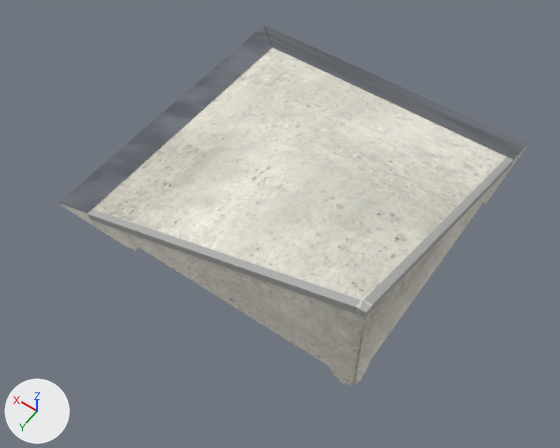
What one commit did to the glTF model public/katalog/modelle/hip-60.gltf.
Rendered twice from a 50 mm lens placed at (-1.39, 2.11, 2.83), pointed at (-0.13, 0.35, 0.06). The lights are fixed; the arrows at lower left show +X, +Y and +Z. The first picture is the older version. Vertices at exactly the same position are counted once.

Names of what the first picture shows: 'SK0081_HIP-60.001'.
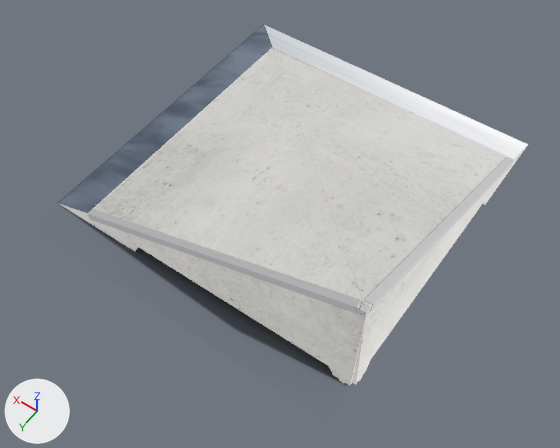
What the commit changed:
Picture 'hip-60_licht' (img_hip_60_licht) is new.
Picture 'hip-60_schatten' (img_hip_60_schatten) is new.
Material 'Kantenwinkel_web' (mat_kantenwinkel_web) is new.
Uses the picture img_hip_60_licht.
Material 'Stahl_web' (mat_stahl_web) is new.
Uses the picture img_hip_60_licht.
Material 'Beton_web' (mat_beton_web) is new.
Uses the picture img_hip_60_licht.
Material 'Schatten' (mat_schatten) is new.
Uses the picture img_hip_60_schatten.
me_sk0081_hip_60_001 has 108 vertices, 140 faces and spans x -0.82..0.82, y -0.82..0.82, z 0.0..0.58.
me_sk0081_hip_60_001 is used by ob_sk0081_hip_60_001; location (0.0, 0.0, 0.0).
Part 1, on me_sk0081_hip_60_001:
28 faces are deleted.
26 new faces join them, mat_beton_web.
2 new faces join them, mat_kantenwinkel_web.
me_sk0081_hip_60_001 part 2: 72 kept faces spanning x -0.82..0.82, y -0.82..0.82, z 0.0..0.58 get new texture (UV) coordinates.
me_sk0081_hip_60_001 part 3: 112 faces spanning x -0.82..0.82, y -0.82..0.82, z 0.0..0.58 switch from mat_beton_web_060 to mat_beton_web.
me_sk0081_hip_60_001 part 4: 12 faces spanning x -0.82..0.82, y -0.82..0.82, z 0.0..0.08 switch from mat_stahl_web_048 to mat_stahl_web.
me_sk0081_hip_60_001 part 5: 16 faces spanning x -0.82..0.61, y -0.61..0.82, z 0.05..0.58 switch from mat_kantenwinkel_web_035 to mat_kantenwinkel_web.
Mesh me_schatten is new.
It has 4 vertices, 2 faces and spans x -0.84..0.85, y -0.85..1.0, z 0.0.
It uses material mat_schatten.
Object 'Schatten' (ob_schatten) is new; it shows me_schatten.
Its location is (0.0, 0.0, 0.0).

Where the change shows, as pixel boxes [x1, y1, x2, y2] in the pictures (560 x 448 px; the box of a moved part takes in the faces that stretch with it):
'Schatten', added
    after: [58, 27, 483, 385]
part 1 of me_sk0081_hip_60_001, moved or reshaped
    both: [136, 201, 485, 385]
part 2 of me_sk0081_hip_60_001, surface changed
    both: [59, 25, 528, 385]
part 3 of me_sk0081_hip_60_001, recoloured
    both: [58, 47, 528, 385]
part 4 of me_sk0081_hip_60_001, recoloured
    both: [59, 25, 528, 213]
part 5 of me_sk0081_hip_60_001, recoloured
    both: [88, 157, 514, 318]
